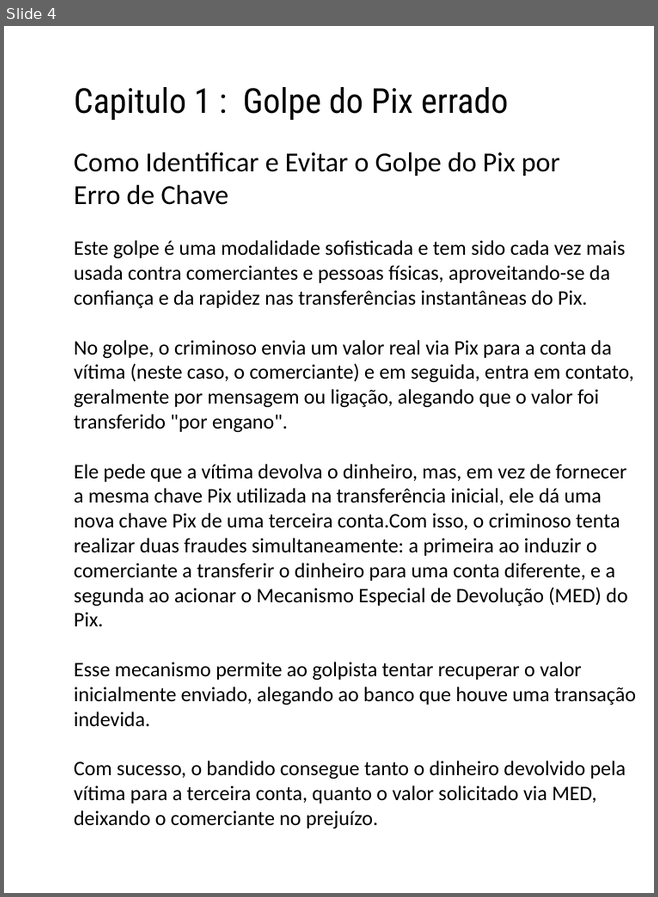
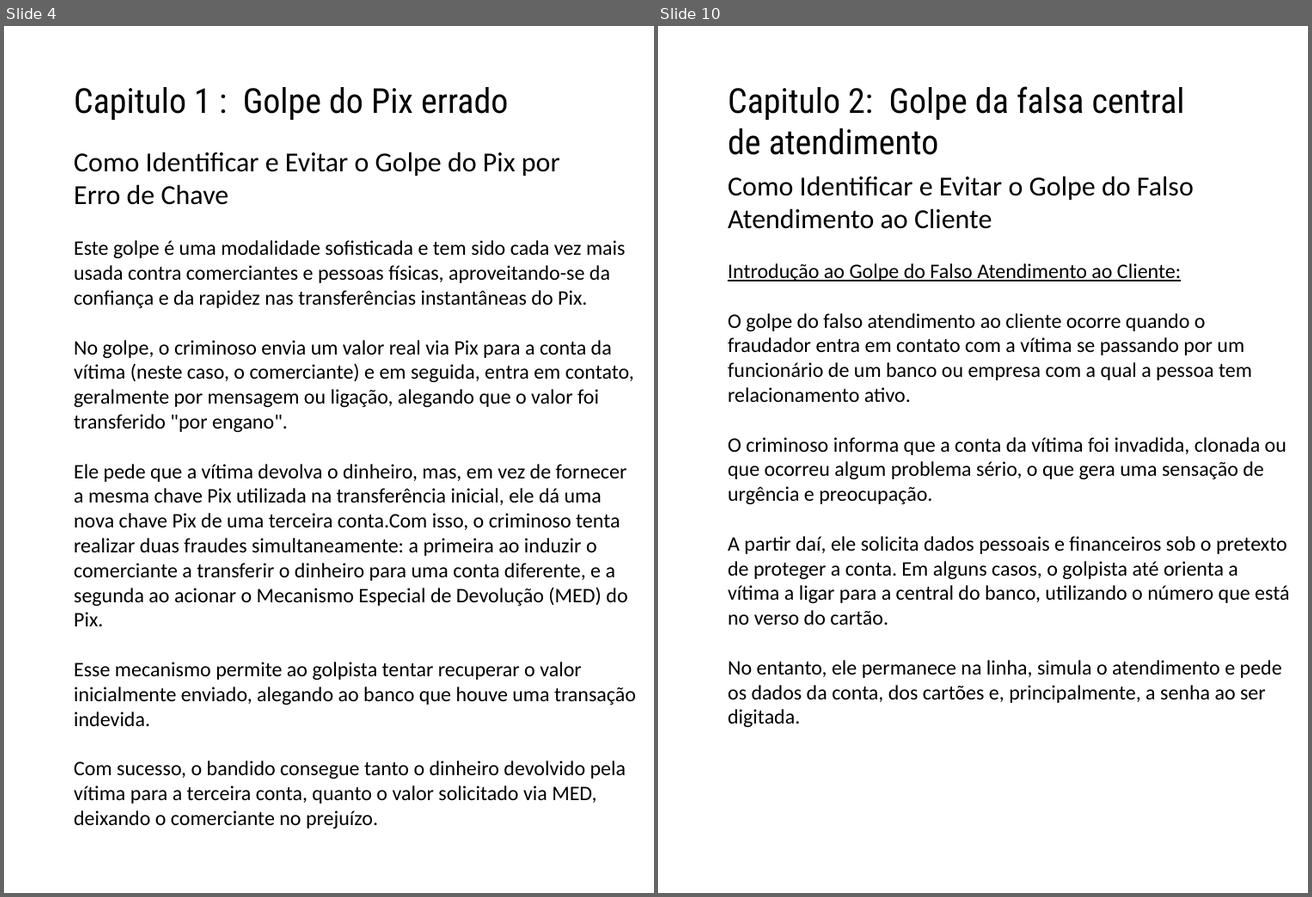
Before and after one commit to andresilveira1980/book-inteligencia-artificial-dio, a slide deck: e-book.pptx. Shown side by side, each under a label of ours: slide 4 before the commit, slides 4 and 10 after it; the slides between them are not shown. The pictures are 658x897 and 1312x897 pixels, drawn with LibreOffice and Linux fonts; fonts in the diff are those of the drawing. Boxes give left, top, right and bottom in pixels: in the first picture for what was removed or moved away, otherwise in the second. Text is boxed around its words. In the diff, an @@ line names an element or a change of style, - is before the commit and + after.

Commit message:
capitulo-2

```diff
--- a/e-book.pptx
+++ b/e-book.pptx
@@ slide 10 added at [658,26,1308,893], background #FFFFFF @@
@@ text added at [728,86,1185,155], 40 pt, text #000000 @@
+Capitulo 2: Golpe da falsa central de atendimento
@@ text added at [728,176,1194,229], 32 pt, text #000000 @@
+Como Identificar e Evitar o Golpe do Falso Atendimento ao Cliente
@@ text added at [728,263,1289,727], 24 pt, text #000000 @@
+Introdução ao Golpe do Falso Atendimento ao Cliente:
+O golpe do falso atendimento ao cliente ocorre quando o fraudador entra em contato com a vítima se passando por um funcionário de um banco ou empresa com a qual a pessoa tem relacionamento ativo.
+O criminoso informa que a conta da vítima foi invadida, clonada ou que ocorreu algum problema sério, o que gera uma sensação de urgência e preocupação.
+A partir daí, ele solicita dados pessoais e financeiros sob o pretexto de proteger a conta. Em alguns casos, o golpista até orienta a vítima a ligar para a central do banco, utilizando o número que está no verso do cartão.
+No entanto, ele permanece na linha, simula o atendimento e pede os dados da conta, dos cartões e, principalmente, a senha ao ser digitada.
```
Also in this commit, not shown: 5 slides changed, 4 other slides added.
